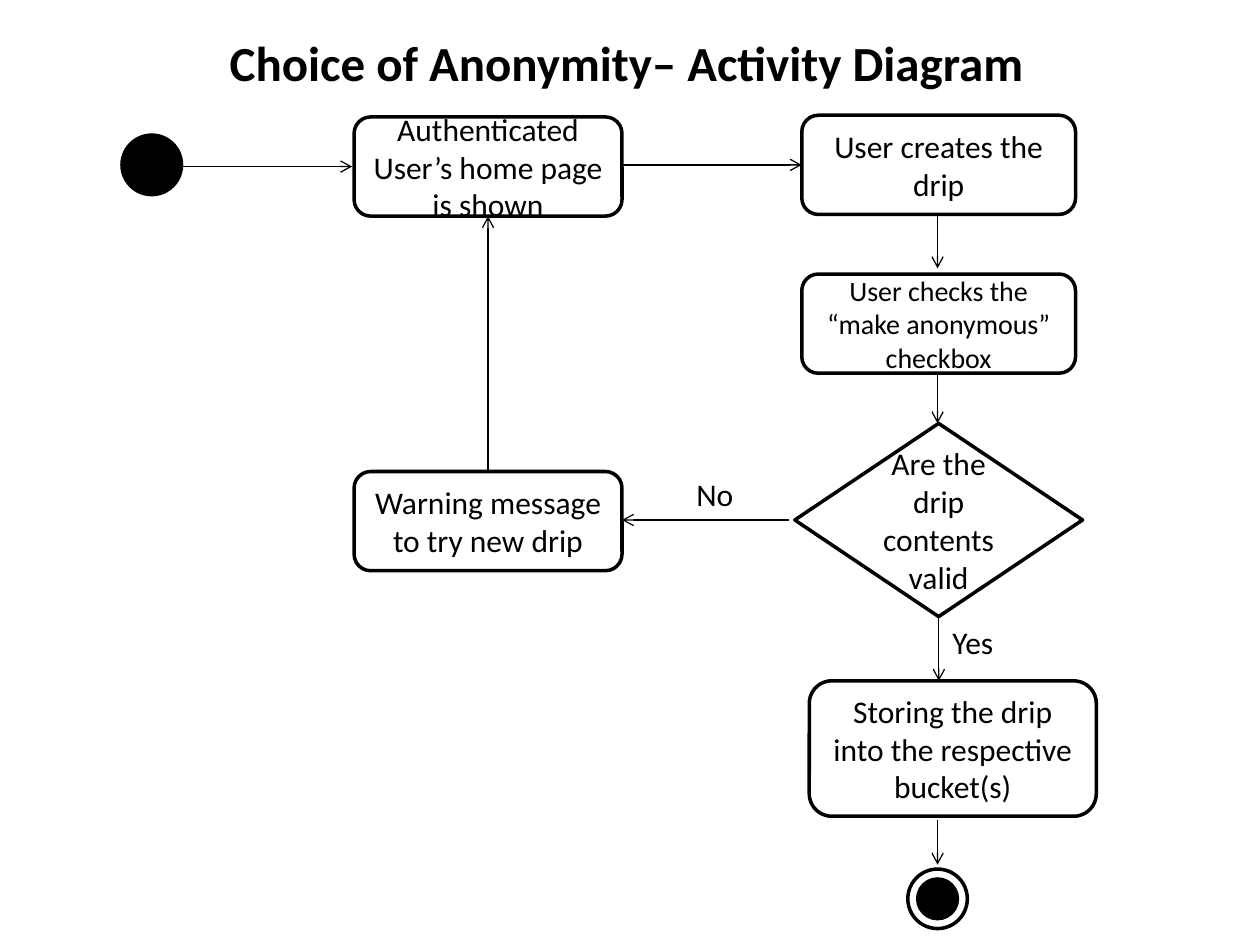
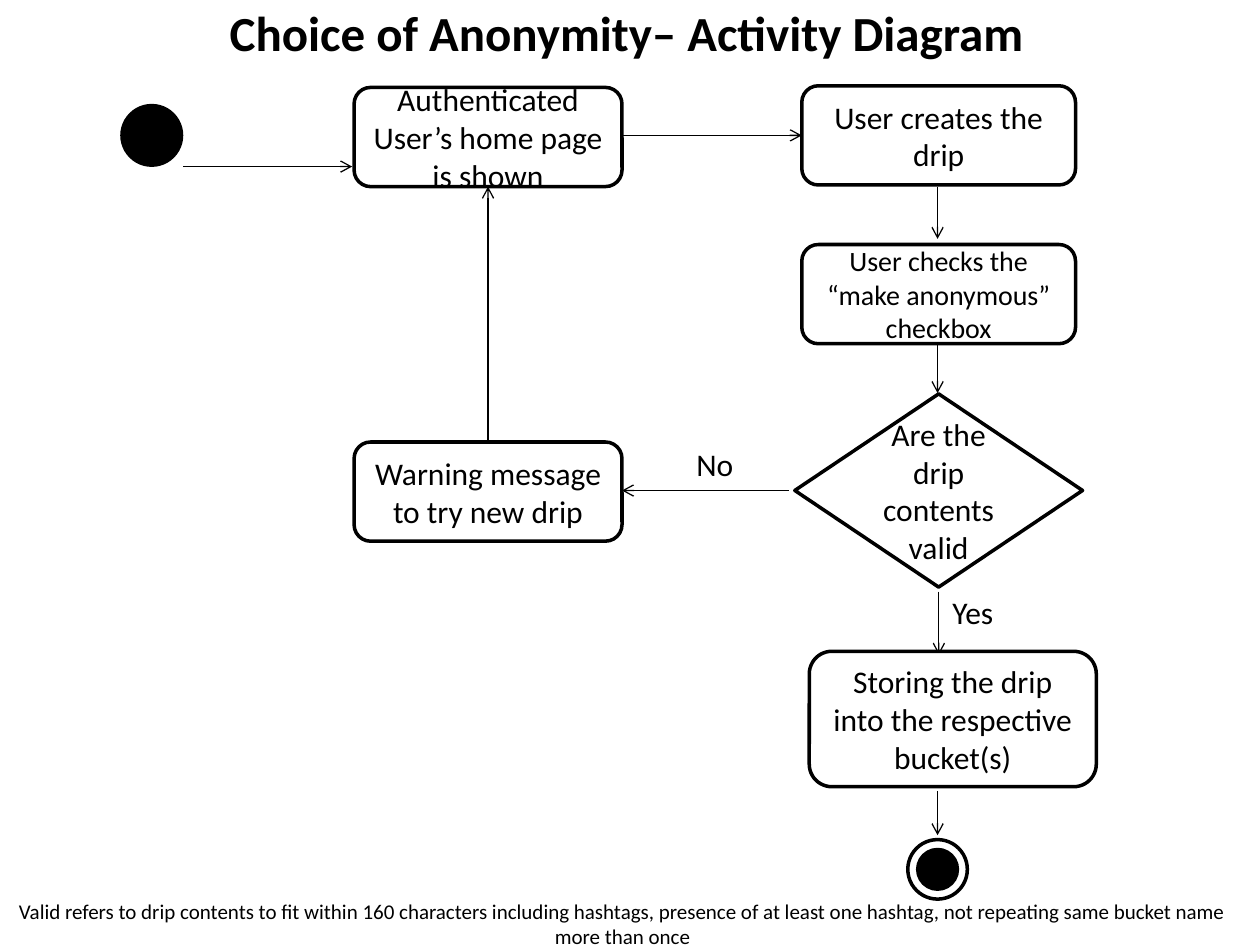
Before and after one commit to CS506/fall2016-group1, a slide deck: slide 1 of docs/sprint3/archives/choice-of-anonymity-activity-diagram.pptx. Drawn at 1260x945 pixels with LibreOffice and Linux fonts; fonts in the diff are those of the drawing. Boxes give left, top, right and bottom in pixels: in the first picture for what was removed or moved away, otherwise in the second. Text is boxed around its words. In the diff, an @@ line names an element or a change of style, - is before the commit and + after.

```diff
--- a/docs/sprint3/archives/choice-of-anonymity-activity-diagram.pptx
+++ b/docs/sprint3/archives/choice-of-anonymity-activity-diagram.pptx
@@ 6 arrows, 5 rounded rectangles, 3 texts, 3 ellipses, 1 diamond: place and size @@
-6 arrows, 5 rounded rectangles, 3 texts, 3 ellipses, 1 diamond at [122,46,1096,929]
+6 arrows, 5 rounded rectangles, 3 texts, 3 ellipses, 1 diamond at [122,16,1096,898]
@@ arrow moved from (939, 617) - (939, 680) to (939, 591) - (939, 655) @@
@@ text added at [19,904,1224,944], 12 pt, text #000000 @@
+Valid refers to drip contents to fit within 160 characters including hashtags, presence of at least one hashtag, not repeating same bucket name more than once
```
Also in this commit, not shown: 1 other file.
